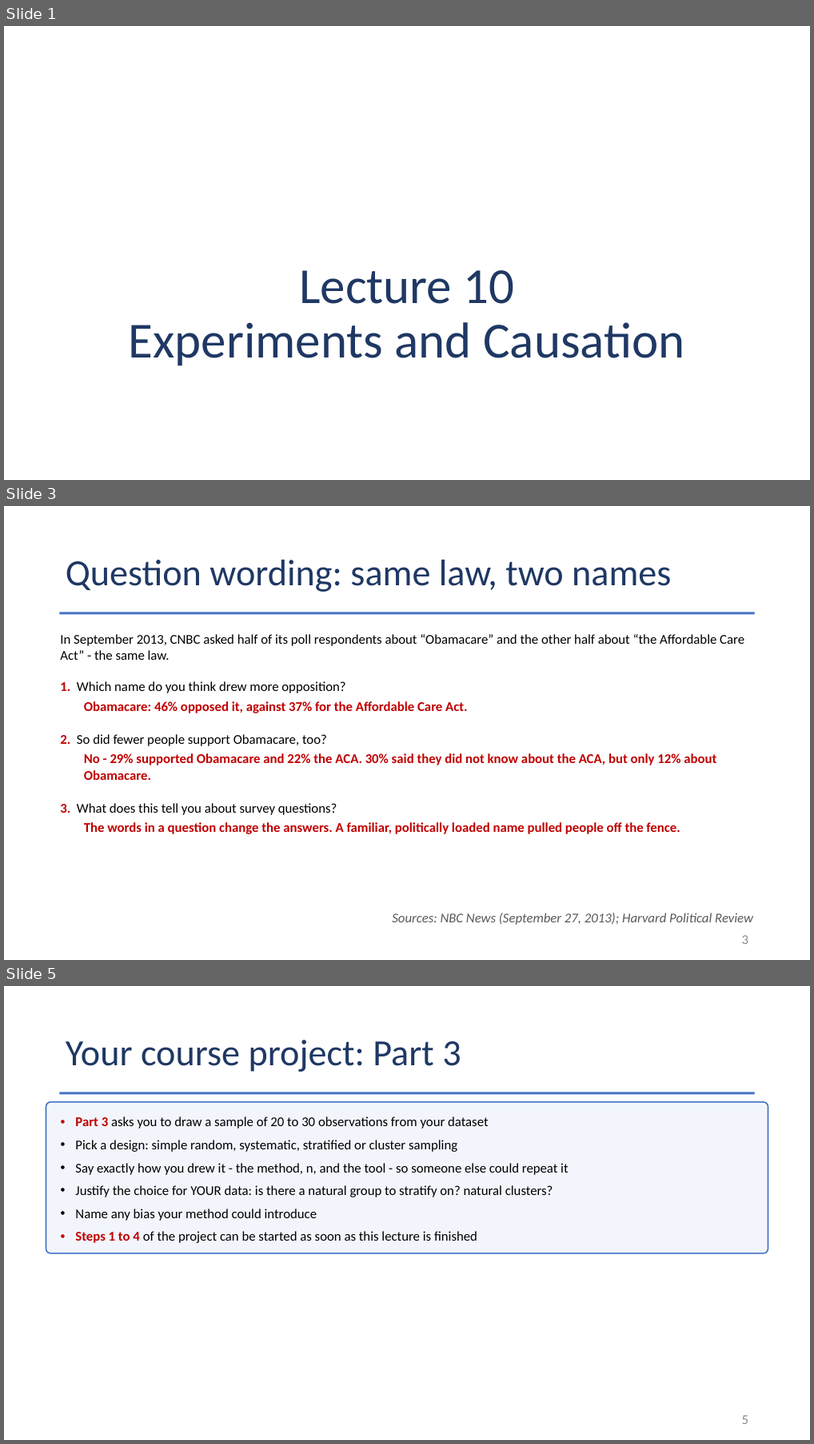
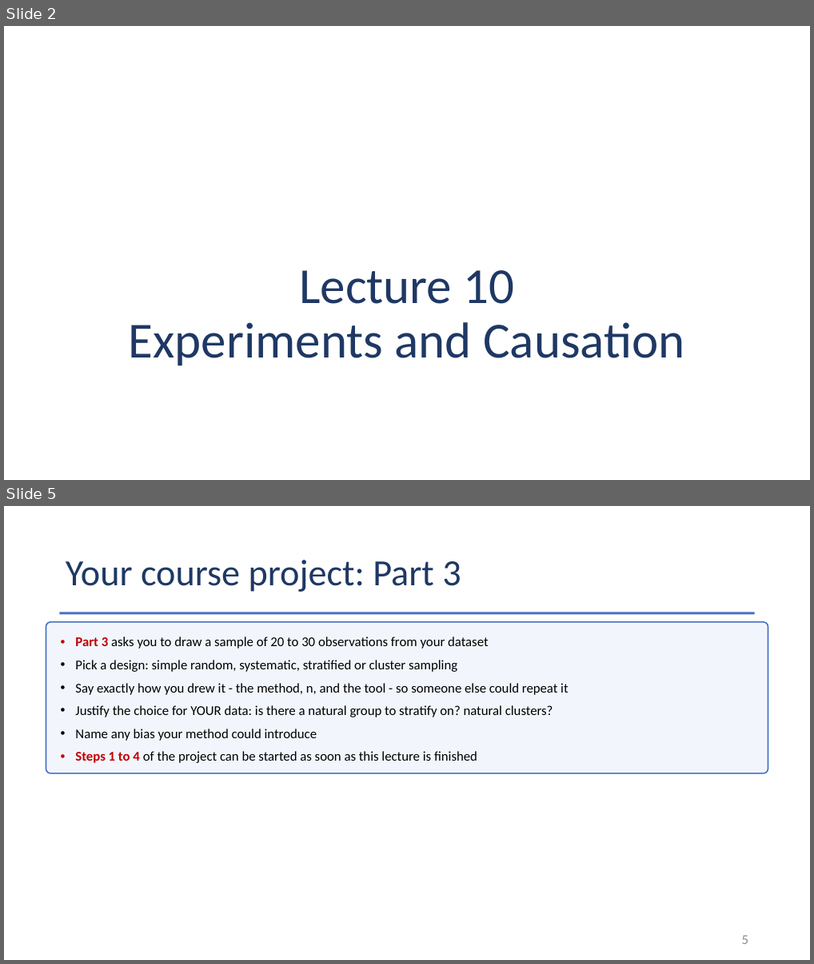
Before and after one commit to Jarred6068/Kvamme_UI_STAT251, a slide deck: docs/lecture_slides/Week 5/Week5_Lecture10_Slides_9_23_2026.pptx. Shown one above the other, each under a label of ours: slides 1, 3 and 5 before the commit, slides 2 and 5 after it; the slides between them are not shown. The pictures are 814x1444 and 814x964 pixels, drawn with LibreOffice and Linux fonts; fonts in the diff are those of the drawing. Boxes give left, top, right and bottom in pixels: in the first picture for what was removed or moved away, otherwise in the second. Text is boxed around its words. In the diff, an @@ line names an element or a change of style, - is before the commit and + after.

Commit message:
Refresh course materials and exam resources
This update refreshes the course schedule, lecture slides, lecture menus, syllabus, and related PDFs; adds the Exam 1 score histogram asset; and revises the data page plus the Week 4/5 learning materials. It also includes updated exam review documents and study guide content for the current term.

```diff
--- a/docs/lecture_slides/Week 5/Week5_Lecture10_Slides_9_23_2026.pptx
+++ b/docs/lecture_slides/Week 5/Week5_Lecture10_Slides_9_23_2026.pptx
@@ slide 3 removed at (4, 506, 810, 960), background #FFFFFF @@
@@ title removed at (66, 560, 671, 592) @@
-Question wording: same law, two names
@@ rectangle removed at (60, 612, 755, 614) @@
@@ text removed at (60, 634, 745, 660) @@
-In September 2013, CNBC asked half of its poll respondents about “Obamacare” and the other half about “the Affordable Care Act” - the same law.
@@ text removed at (60, 681, 346, 693) @@
-1. Which name do you think drew more opposition?
@@ text removed at (84, 701, 467, 713) @@
-Obamacare: 46% opposed it, against 37% for the Affordable Care Act.
@@ text removed at (60, 734, 327, 746) @@
-2. So did fewer people support Obamacare, too?
@@ text removed at (84, 753, 717, 780) @@
-No - 29% supported Obamacare and 22% the ACA. 30% said they did not know about the ACA, but only 12% about Obamacare.
@@ text removed at (60, 803, 338, 815) @@
-3. What does this tell you about survey questions?
@@ text removed at (84, 822, 680, 834) @@
-The words in a question change the answers. A familiar, politically loaded name pulled people off the fence.
@@ text removed at (392, 912, 754, 924) @@
-Sources: NBC News (September 27, 2013); Harvard Political Review
@@ page number removed at (742, 935, 749, 944) @@
-3
@@ what was slide 1 is now slide 2 @@
```
Also in this commit, not shown: 4 slides changed, 3 slides added, 3 other slides removed, 28 other files.
